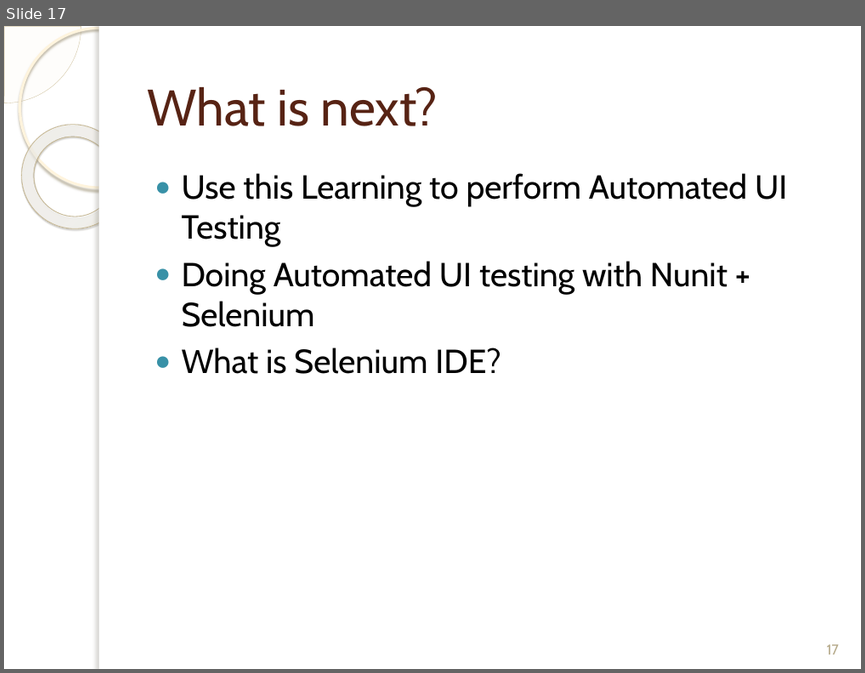
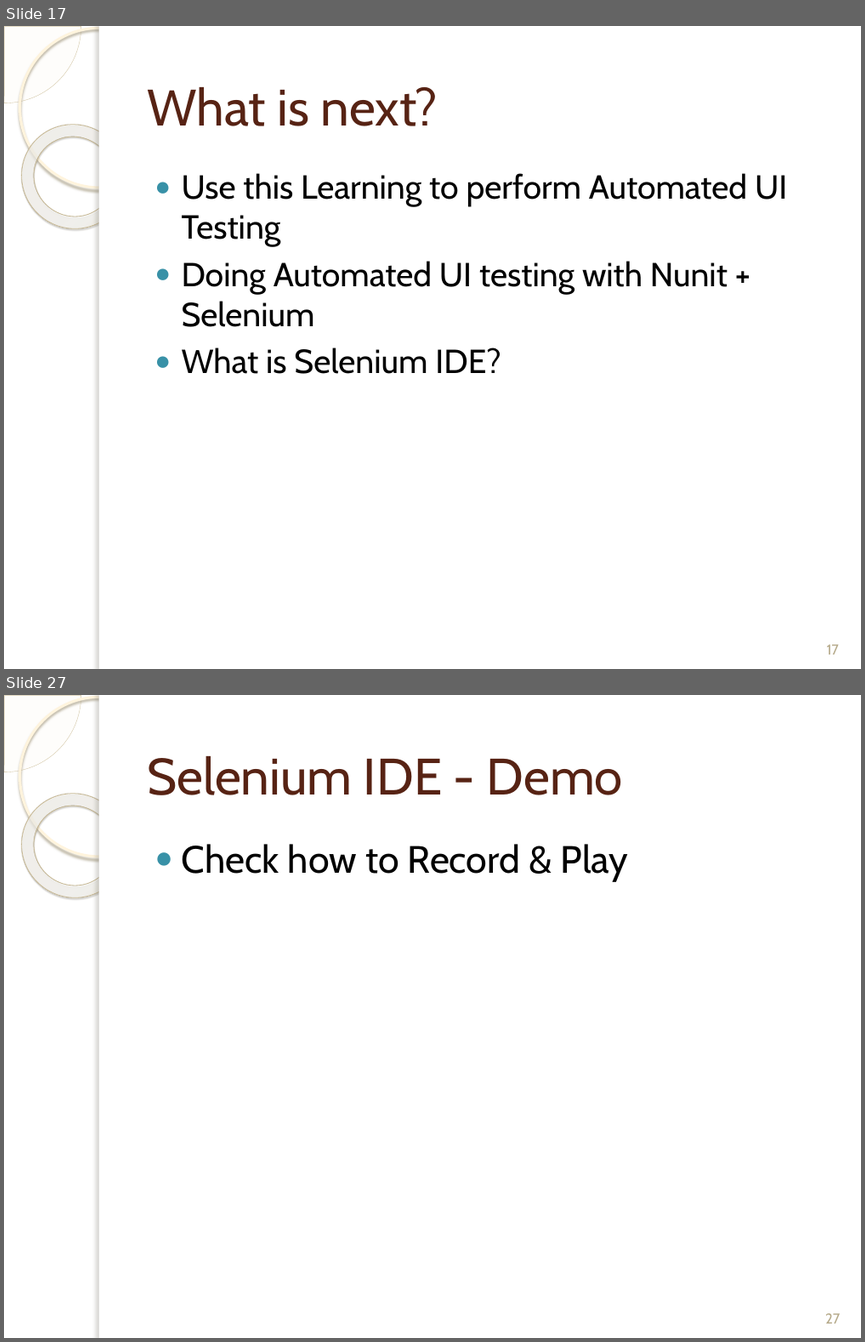
Before and after one commit to bilalshahzad139/SeleniumUIAutomation, a slide deck: Intro_To_Selenium.pptx. Shown one above the other, each under a label of ours: slide 17 before the commit, slides 17 and 27 after it; the slides between them are not shown. The pictures are 865x673 and 865x1342 pixels, drawn with LibreOffice and Linux fonts; fonts in the diff are those of the drawing; background and template pictures are left out. Boxes give left, top, right and bottom in pixels: in the first picture for what was removed or moved away, otherwise in the second. Text is boxed around its words. In the diff, an @@ line names an element or a change of style, - is before the commit and + after.

```diff
--- a/Intro_To_Selenium.pptx
+++ b/Intro_To_Selenium.pptx
@@ slide 27 added at (4,695,861,1338), background picture (left out); not listed: 5 template elements that a slide beside it also shows @@
@@ title added at (147,756,623,795), 43 pt, text #572314 @@
+Selenium IDE - Demo
@@ text added at (182,844,628,881), 32 pt, text #000000 @@
+● Check how to Record & Play
@@ page number added at (825,1313,840,1323), 12 pt, text #B6A98A @@
+27
```
Also in this commit, not shown: 1 slide changed, 9 other slides added, 7 other files.
